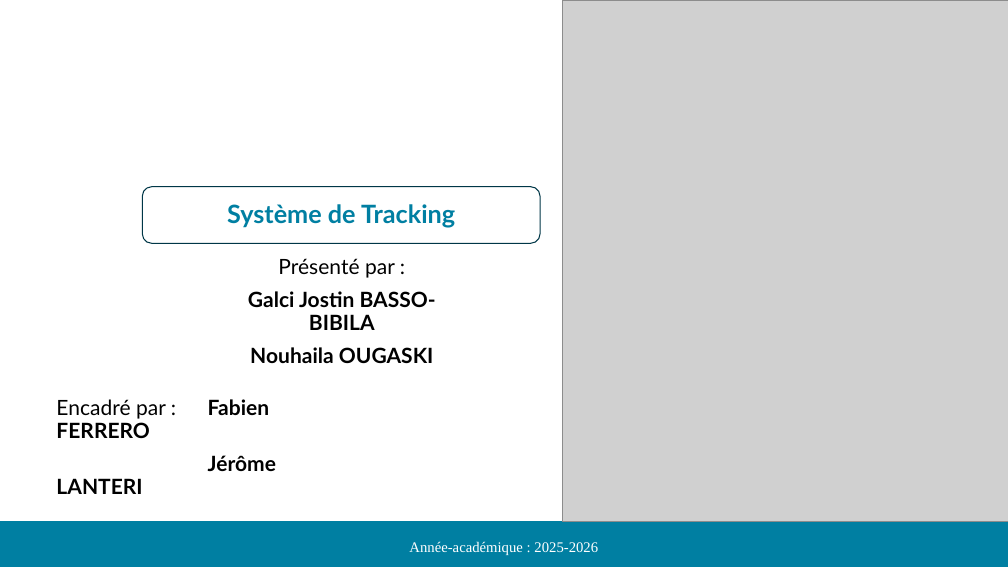
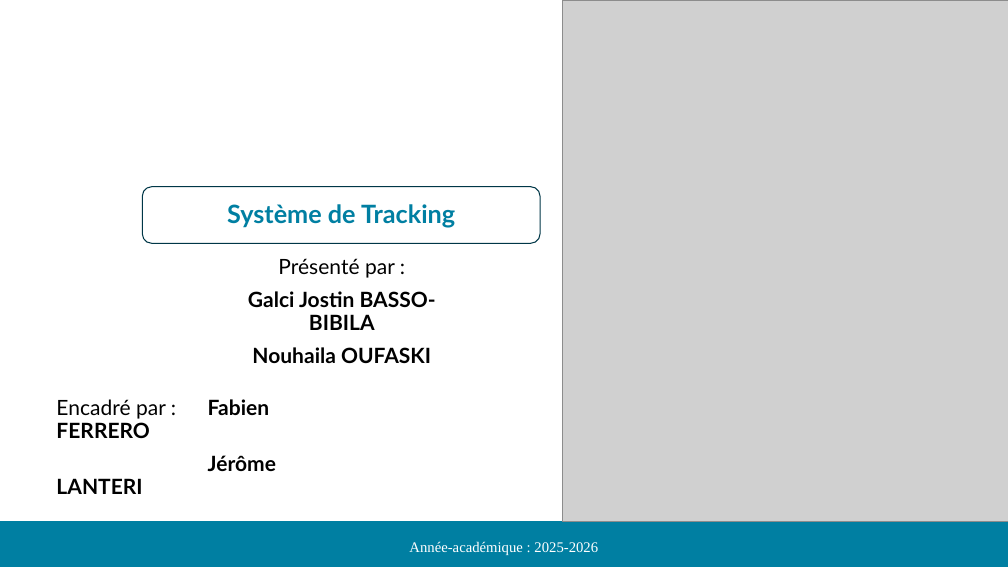
Before and after one commit to BASSO-Jostin/LoBLE-Scout, a slide deck: slide 1 of Docs/Projet_final.pptx. Drawn at 1008x567 pixels with LibreOffice and Linux fonts; fonts in the diff are those of the drawing; grey boxes stand for pictures; background and template pictures are left out. Boxes give left, top, right and bottom in pixels: in the first picture for what was removed or moved away, otherwise in the second. Text is boxed around its words. In the diff, an @@ line names an element or a change of style, - is before the commit and + after.

```diff
--- a/Docs/Projet_final.pptx
+++ b/Docs/Projet_final.pptx
@@ text at (252, 347, 431, 363): text changed @@
-Nouhaila OUGASKI
+Nouhaila OUFASKI
```
